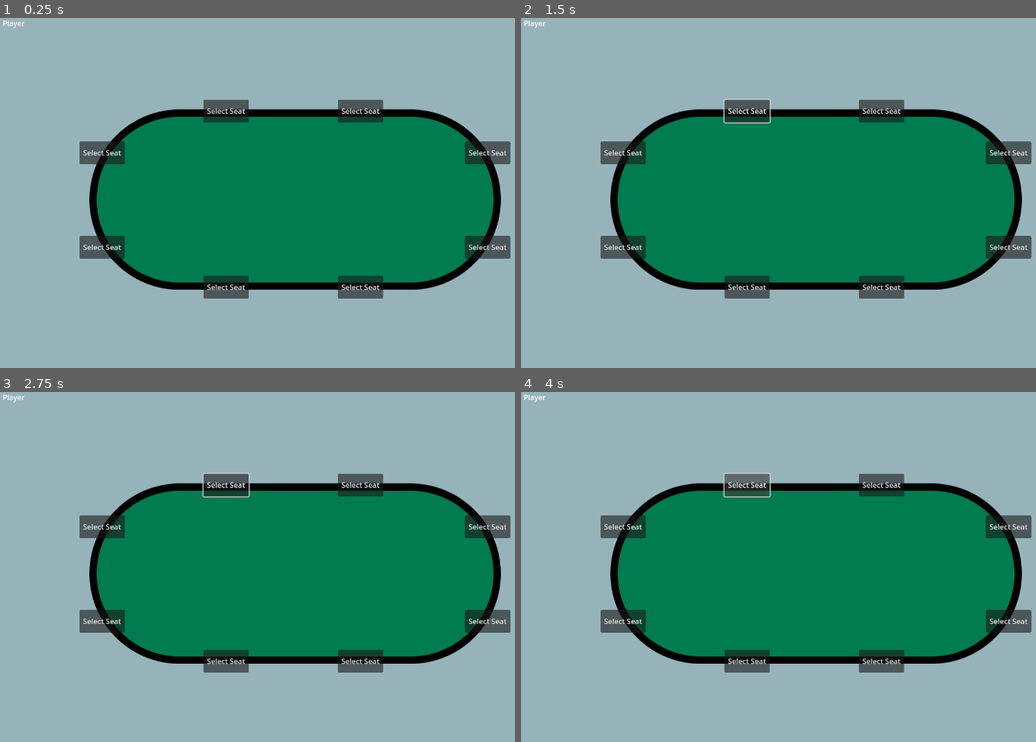
Above: before the commit, frames 1-4 (two rows, left to right).
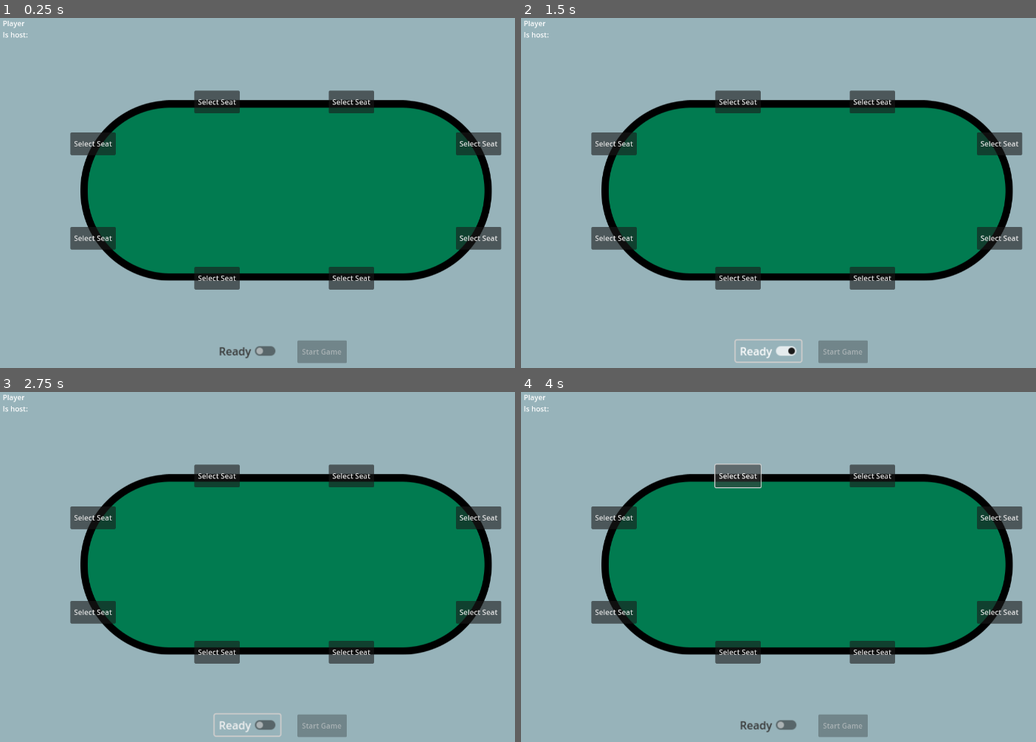
Above: after the commit, the same moments.

Repository: mikechuck/poker-game
Game: Godot game, scene res://scenes/main.tscn
Two runs of this game, one before a commit and one after it. Both use one fixed random seed, a clock stepped at 60 frames per second and the inputs below.
Inputs (mouse positions are in pixels of both pictures, inside the frame that each line leads up to):
- Up to frame 1 (0.25 s): no input
- Up to frame 2 (1.5 s): click "Select Seat" at 0.5 s; click (768, 350) at 1.25 s, where only the run after the commit has a clickable "Ready"
- Up to frame 3 (2.75 s): click (247, 724) at 2 s, where only the run after the commit has a clickable "Ready"
- Up to frame 4 (4 s): click "Select Seat" at 2.75 s; click "Select Seat" at 3.5 s

The runs differ from the first frame. In frame 1, 13% of the frame differs, in the area x 0-100%, y 4-99%; in frame 2, 13%; in frame 3, 13%; in frame 4, 13%.

Commit message:
adding game start logic including buttons

Diff:
--- a/scenes/UI/player_ui.tscn
+++ b/scenes/UI/player_ui.tscn
@@ -2,7 +2,13 @@
 
 [ext_resource type="Script" uid="uid://b1jfi6ws60cfm" path="res://scripts/UI/player_ui.gd" id="1_d6j1s"]
 
-[node name="PlayerUI" type="Node2D"]
+[node name="Control" type="Control"]
+layout_mode = 3
+anchors_preset = 15
+anchor_right = 1.0
+anchor_bottom = 1.0
+grow_horizontal = 2
+grow_vertical = 2
 script = ExtResource("1_d6j1s")
 
 [node name="PlayerName" type="Node2D" parent="."]
@@ -20,3 +26,194 @@
 offset_left = 57.0
 offset_right = 239.0
 offset_bottom = 25.0
+
+[node name="IsHost" type="Node2D" parent="."]
+position = Vector2(5, 25)
+
+[node name="Label" type="RichTextLabel" parent="IsHost"]
+clip_contents = false
+offset_left = 1.0
+offset_right = 72.0
+offset_bottom = 25.0
+text = "Is host:"
+
+[node name="Value" type="RichTextLabel" parent="IsHost"]
+offset_left = 68.0
+offset_right = 239.0
+offset_bottom = 25.0
+
+[node name="PlayerActionsPreGame" type="Control" parent="."]
+custom_minimum_size = Vector2(100, 100)
+layout_mode = 1
+anchors_preset = 12
+anchor_top = 1.0
+anchor_right = 1.0
+anchor_bottom = 1.0
+grow_horizontal = 2
+grow_vertical = 0
+
+[node name="Ready" type="Control" parent="PlayerActionsPreGame"]
+layout_mode = 1
+anchors_preset = 7
+anchor_left = 0.5
+anchor_top = 1.0
+anchor_right = 0.5
+anchor_bottom = 1.0
+offset_left = -20.0
+offset_top = -40.0
+offset_right = 20.0
+grow_horizontal = 2
+grow_vertical = 0
+
+[node name="ReadyButton" type="CheckButton" parent="PlayerActionsPreGame/Ready"]
+layout_mode = 0
+offset_left = -157.0
+offset_top = -50.0
+offset_right = -61.0
+offset_bottom = -19.0
+scale = Vector2(1.5, 1.5)
+mouse_default_cursor_shape = 2
+theme_override_colors/font_color = Color(0.212305, 0.212305, 0.212305, 1)
+theme_override_constants/outline_size = 0
+text = "Ready"
+
+[node name="Start" type="Control" parent="PlayerActionsPreGame"]
+layout_mode = 1
+anchors_preset = 7
+anchor_left = 0.5
+anchor_top = 1.0
+anchor_right = 0.5
+anchor_bottom = 1.0
+offset_left = -20.0
+offset_top = -40.0
+offset_right = 20.0
+grow_horizontal = 2
+grow_vertical = 0
+
+[node name="StartButton" type="Button" parent="PlayerActionsPreGame/Start"]
+layout_mode = 0
+offset_left = 25.0
+offset_top = -50.0
+offset_right = 134.0
+mouse_default_cursor_shape = 2
+disabled = true
+text = "Start Game"
+
+[node name="PlayerActionsGame" type="Control" parent="."]
+visible = false
+custom_minimum_size = Vector2(100, 100)
+layout_mode = 1
+anchors_preset = 12
+anchor_top = 1.0
+anchor_right = 1.0
+anchor_bottom = 1.0
+offset_top = -100.0
+grow_horizontal = 2
+grow_vertical = 0
+
+[node name="Check" type="Control" parent="PlayerActionsGame"]
+layout_mode = 1
+anchors_preset = 7
+anchor_left = 0.5
+anchor_top = 1.0
+anchor_right = 0.5
+anchor_bottom = 1.0
+offset_left = -20.0
+offset_top = -40.0
+offset_right = 20.0
+grow_horizontal = 2
+grow_vertical = 0
+
+[node name="CheckButton" type="Button" parent="PlayerActionsGame/Check"]
+layout_mode = 0
+offset_left = -182.0
+offset_top = -40.0
+offset_right = -73.0
+offset_bottom = 10.0
+mouse_default_cursor_shape = 2
+text = "Check
+"
+
+[node name="Bet" type="Control" parent="PlayerActionsGame"]
+layout_mode = 1
+anchors_preset = 7
+anchor_left = 0.5
+anchor_top = 1.0
+anchor_right = 0.5
+anchor_bottom = 1.0
+offset_left = -20.0
+offset_top = -40.0
+offset_right = 20.0
+grow_horizontal = 2
+grow_vertical = 0
+
+[node name="BetButton" type="Button" parent="PlayerActionsGame/Bet"]
+layout_mode = 0
+offset_left = -13.9997
+offset_top = -96.0
+offset_right = 95.0003
+offset_bottom = -46.0
+mouse_default_cursor_shape = 2
+text = "Bet
+"
+
+[node name="BetInput" type="LineEdit" parent="PlayerActionsGame/Bet"]
+layout_mode = 0
+offset_left = -93.9997
+offset_top = -96.0
+offset_right = -24.9997
+offset_bottom = -46.0
+alignment = 1
+
+[node name="Call" type="Control" parent="PlayerActionsGame"]
+layout_mode = 1
+anchors_preset = 7
+anchor_left = 0.5
+anchor_top = 1.0
+anchor_right = 0.5
+anchor_bottom = 1.0
+offset_left = -20.0
+offset_top = -40.0
+offset_right = 20.0
+grow_horizontal = 2
+grow_vertical = 0
+
+[node name="CallButton" type="Button" parent="PlayerActionsGame/Call"]
+layout_mode = 0
+offset_left = -54.0
+offset_top = -40.0
+offset_right = 55.0
+offset_bottom = 10.0
+mouse_default_cursor_shape = 2
+text = "Call
+"
+
+[node name="Fold" type="Control" parent="PlayerActionsGame"]
+layout_mode = 1
+anchors_preset = 7
+anchor_left = 0.5
+anchor_top = 1.0
+anchor_right = 0.5
+anchor_bottom = 1.0
+offset_left = -20.0
+offset_top = -40.0
+offset_right = 20.0
+grow_horizontal = 2
+grow_vertical = 0
+
+[node name="CallButton" type="Button" parent="PlayerActionsGame/Fold"]
+layout_mode = 0
+offset_left = 74.0
+offset_top = -40.0
+offset_right = 183.0
+offset_bottom = 10.0
+mouse_default_cursor_shape = 2
+text = "Fold
+"
+
+[connection signal="toggled" from="PlayerActionsPreGame/Ready/ReadyButton" to="." method="_on_ready_button_toggled"]
+[connection signal="button_down" from="PlayerActionsPreGame/Start/StartButton" to="." method="_on_start_button__down"]
+[connection signal="button_down" from="PlayerActionsGame/Check/CheckButton" to="." method="_on_start_button__down"]
+[connection signal="button_down" from="PlayerActionsGame/Bet/BetButton" to="." method="_on_start_button__down"]
+[connection signal="button_down" from="PlayerActionsGame/Call/CallButton" to="." method="_on_start_button__down"]
+[connection signal="button_down" from="PlayerActionsGame/Fold/CallButton" to="." method="_on_start_button__down"]
--- a/scenes/main.tscn
+++ b/scenes/main.tscn
@@ -1,21 +1,38 @@
-[gd_scene load_steps=5 format=3 uid="uid://bv78nq7paqs7f"]
+[gd_scene load_steps=6 format=3 uid="uid://bv78nq7paqs7f"]
 
 [ext_resource type="Script" uid="uid://b7pkboiy8lcrw" path="res://scripts/UI/table.gd" id="1_cfscn"]
 [ext_resource type="Script" uid="uid://t8a0fwy0ry0u" path="res://scripts/game_manager.gd" id="1_h2fnp"]
 [ext_resource type="Texture2D" uid="uid://dokhuselowgtk" path="res://assets/PokerTable.png" id="2_sugp2"]
 [ext_resource type="PackedScene" uid="uid://iksy47spcvoa" path="res://scenes/UI/seat_button.tscn" id="3_jyhfs"]
+[ext_resource type="PackedScene" uid="uid://dof81yg1jefa" path="res://scenes/UI/player_ui.tscn" id="5_tbgi4"]
 
 [node name="Root" type="Control"]
 layout_mode = 3
+anchors_preset = 15
+anchor_right = 1.0
+anchor_bottom = 1.0
+grow_horizontal = 2
+grow_vertical = 2
+
+[node name="GameManager" type="Node2D" parent="."]
+script = ExtResource("1_h2fnp")
+
+[node name="PlayerUI" parent="." instance=ExtResource("5_tbgi4")]
+layout_mode = 1
+
+[node name="Table" type="Control" parent="."]
+layout_mode = 1
 anchors_preset = 8
 anchor_left = 0.5
 anchor_top = 0.5
 anchor_right = 0.5
 anchor_bottom = 0.5
+offset_left = -20.0
+offset_top = -20.0
+offset_right = 20.0
+offset_bottom = 20.0
 grow_horizontal = 2
 grow_vertical = 2
-
-[node name="Table" type="Node2D" parent="."]
 script = ExtResource("1_cfscn")
 
 [node name="PokerTable" type="Sprite2D" parent="Table"]
@@ -52,6 +69,3 @@
 [node name="SeatButton7" parent="Table/PokerTable" instance=ExtResource("3_jyhfs")]
 position = Vector2(-475, 80)
 seat_number = 7
-
-[node name="GameManager" type="Node2D" parent="."]
-script = ExtResource("1_h2fnp")
--- a/scripts/UI/player_ui.gd
+++ b/scripts/UI/player_ui.gd
@@ -1,12 +1,56 @@
-extends Node2D
+extends Control
 
 var player_data = null
+var game_manager = null
+var player_actions_pre_game = null
+var player_actions_game = null
+var start_button = null
+var ready_toggle = null
 
 func _ready() -> void:
-	pass
+	game_manager = get_parent().get_node("GameManager")
+	game_manager.connected_players_updated_signal.connect(_on_connected_players_updated)
+	game_manager.game_started_signal.connect(_on_game_start_event)
+	start_button = $PlayerActionsPreGame/Start/StartButton
+	player_actions_pre_game = $PlayerActionsPreGame
+	player_actions_game = $PlayerActionsGame
+
+func _on_connected_players_updated(new_connected_players):
+	var all_players_ready = true
+	for new_player_data in new_connected_players.values():
+		if !new_player_data.is_ready:
+			all_players_ready = false
+		if player_data.id == new_player_data.id:
+			player_data = new_player_data
+
+	print("all_players_ready? %s" % [all_players_ready])
+	if all_players_ready && player_data.is_host:
+		start_button.disabled = false
+	else:
+		start_button.disabled = true
+
+func _on_game_start_event() -> void:
+	player_actions_pre_game.visible = false
+	player_actions_game.visible = true
+
+func _on_game_over_event() -> void:
+	player_actions_pre_game.visible = true
+	player_actions_game.visible = false
+
 
 func set_player_data(new_player_data):
 	player_data = new_player_data
-	var player_value_node = $PlayerName/Value
-	player_value_node.clear()
-	player_value_node.append_text(str(player_data.id))
+	var player_name_node = $PlayerName/Value
+	var player_is_host_node = $IsHost/Value
+	player_name_node.clear()
+	player_name_node.append_text(str(player_data.id))
+	player_is_host_node.clear()
+	player_is_host_node.append_text(str(player_data.is_host))
+
+
+func _on_ready_button_toggled(toggled_on: bool) -> void:
+	game_manager.client_set_ready_status.rpc_id(1, toggled_on)
+
+
+func _on_start_button__down() -> void:
+	game_manager.client_start_game.rpc_id(1)
--- a/scripts/UI/table.gd
+++ b/scripts/UI/table.gd
@@ -1,8 +1,9 @@
-extends Node2D
+extends Control
 
 @export var player_scene: PackedScene = preload("res://scenes/player.tscn")
 @export var seat_select_button_scene: PackedScene = preload("res://scenes/UI/seat_button.tscn")
 
+var game_manager
 var poker_table_position
 var screen_origin
 var table_radius = 225
@@ -10,6 +11,9 @@
 var seat_nodes: Dictionary[int, Node]
 
 func _ready() -> void:
+	game_manager = get_parent().get_node("GameManager")
+	game_manager.player_seats_updated_signal.connect(_on_player_seats_updated)
+	game_manager.game_started_signal.connect(_on_game_start)
 	var seats_in_group = get_tree().get_nodes_in_group("seats")
 	for seat in seats_in_group:
 		var seat_id = seat.seat_number
@@ -18,7 +22,11 @@
 func _draw() -> void:
 	screen_origin = get_viewport_rect().size / 2
 
-func update_player_seats(new_player_seats: Dictionary[int, PlayerSeat]):
+func _on_game_start():
+	for seat in seat_nodes.values():
+		seat.visible = false
+
+func _on_player_seats_updated(new_player_seats: Dictionary[int, PlayerSeat]):
 	var poker_table = $PokerTable
 
 	# Clear player seats first
--- a/scripts/connected_player.gd
+++ b/scripts/connected_player.gd
@@ -4,12 +4,16 @@
 var id: int = 0
 var is_host: bool = false
 var is_ready: bool = false
+var starting_cash: int = 0
+var current_cash: int = 0
 
 func to_dict() -> Dictionary:
 	return {
 		"id": id,
 		"is_host": is_host,
-		"is_ready": is_ready
+		"is_ready": is_ready,
+		"starting_cash": starting_cash,
+		"current_cash": current_cash
 	}
 
 static func from_dict(dict: Dictionary) -> ConnectedPlayer:
@@ -17,4 +21,6 @@
 	instance.id = dict.get("id")
 	instance.is_host = dict.get("is_host")
 	instance.is_ready = dict.get("is_ready")
+	instance.starting_cash = dict.get("starting_cash")
+	instance.current_cash = dict.get("current_cash")
 	return instance
--- a/scripts/game_manager.gd
+++ b/scripts/game_manager.gd
@@ -12,12 +12,18 @@
 ### Instantiated scenes
 var player_ui_instance = null
 
+### Signals
+signal connected_players_updated_signal(connected_players)
+signal player_seats_updated_signal(player_seats)
+signal game_started_signal()
+
 ### UI Fields
 var screen_origin
 var single_angle = PI / 4
 var table_radius = 225
 
 ### Game logic fields
+var default_starting_cash = 100
 
 ### Server fields
 var host_player: ConnectedPlayer = null
@@ -39,9 +45,9 @@
 	else:
 		is_server = false
 		screen_origin = get_viewport_rect().size / 2
-		player_ui_instance = player_ui_scene.instantiate()
-		player_ui_instance.position = Vector2.ZERO - screen_origin
-		add_child(player_ui_instance)
+		#player_ui_instance = player_ui_scene.instantiate()
+		#get_tree().root.add_child(player_ui_instance)
+		player_ui_instance = get_parent().find_child("PlayerUI")
 		connect_to_server()
 		queue_redraw()
 
@@ -75,13 +81,17 @@
 		host_player = connected_player
 		connected_player.is_host = true
 	print("Number of players connected: %s" % [connected_players.size()])
+	update_connected_players_list.rpc(serialize_connected_players())
 
 func _on_peer_disconnected(id):
 	var disconnecting_player = connected_players.get(id)
 	connected_players.erase(id)
-	if disconnecting_player.is_host && connected_players.values().size() > 0:
-		var new_host_id = connected_players.keys()[0]
-		host_player = connected_players.get(new_host_id)
+	if disconnecting_player.is_host:
+		if (connected_players.values().size() > 0):
+			var new_host_id = connected_players.keys()[0]
+			host_player = connected_players.get(new_host_id)
+		else:
+			host_player = null
 	# Clear the player from the seat
 	for seat in player_seats.values():
 		if seat.player_id == id:
@@ -117,6 +127,24 @@
 	print("Assigned player %s to seat number %s" % [client_id, seat_number])
 	update_player_seats_list.rpc(serialize_player_seats())
 
+@rpc("reliable", "any_peer")
+func client_set_ready_status(is_ready: bool):
+	connected_players[multiplayer.get_remote_sender_id()].is_ready = is_ready
+	update_connected_players_list.rpc(serialize_connected_players())
+
+@rpc("reliable", "any_peer")
+func client_start_game():
+	var requestor_id = multiplayer.get_remote_sender_id()
+	if (host_player.id == requestor_id):
+		start_game()
+
+func start_game() -> void:
+	game_started.rpc() # Tell all the clients the game has started
+	# do other game start things.
+	# - deal cards
+	# - tell blinds to add antes
+	# - allow player one to make a bet
+
 ### End server RPCs
 
 ###################################### Client #############################################
@@ -157,6 +185,7 @@
 	# can't do anything with this data yet in that case
 	if (player_data != null):
 		connected_players = deserialize_connected_players(new_connected_players_list)
+		emit_signal("connected_players_updated_signal", connected_players)
 
 @rpc("reliable", "call_remote")
 func update_player_seats_list(new_player_seats):
@@ -164,9 +193,11 @@
 	# can't do anything with this data yet in that case
 	if (player_data != null):
 		player_seats = deserialize_player_seats(new_player_seats)
-		var tableInstance = get_parent().get_node("Table")
-		tableInstance.update_player_seats(player_seats)
-
+		emit_signal("player_seats_updated_signal", player_seats)
+
+@rpc("reliable", "call_remote")
+func game_started():
+	emit_signal("game_started_signal")
 
 ###################################### Helper Functions #############################################
 
Not shown, changed: leftoff.txt
